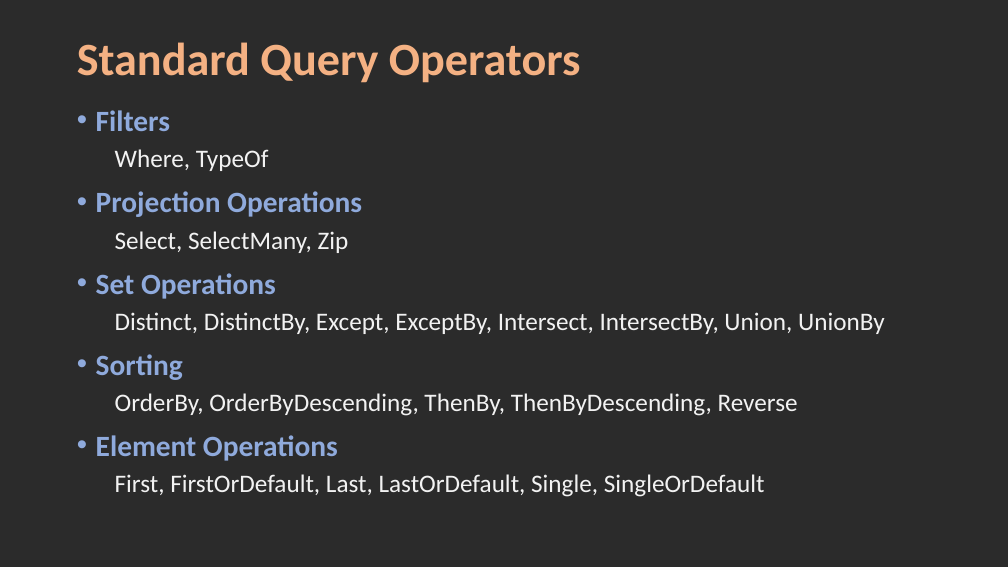
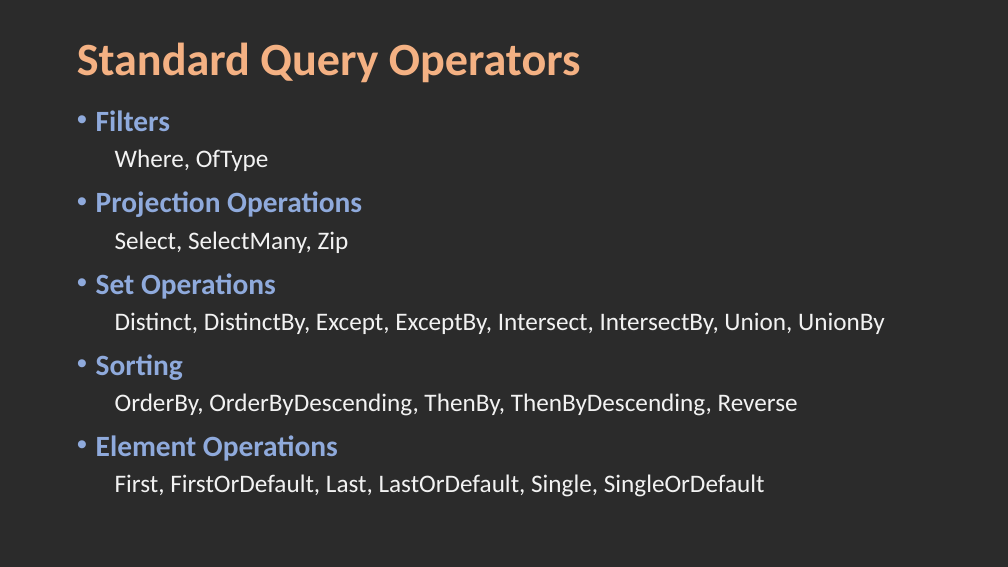
Before and after one commit to karthik9728/Linq, a slide deck: slide 7 of Linq.pptx (slide 6 before the commit). Drawn at 1008x567 pixels with LibreOffice and Linux fonts; fonts in the diff are those of the drawing; background and template pictures are left out; a plain dark background stands for a picture behind light text. Boxes give left, top, right and bottom in pixels: in the first picture for what was removed or moved away, otherwise in the second. Text is boxed around its words. In the diff, an @@ line names an element or a change of style, - is before the commit and + after.

```diff
--- a/Linq.pptx
+++ b/Linq.pptx
@@ text at (x1=115, y1=149, x2=269, y2=171): text changed @@
-  Where, TypeOf
+  Where, OfType
```
Also in this commit, not shown: 2 other slides changed, 2 slides added, 2 slides removed.
